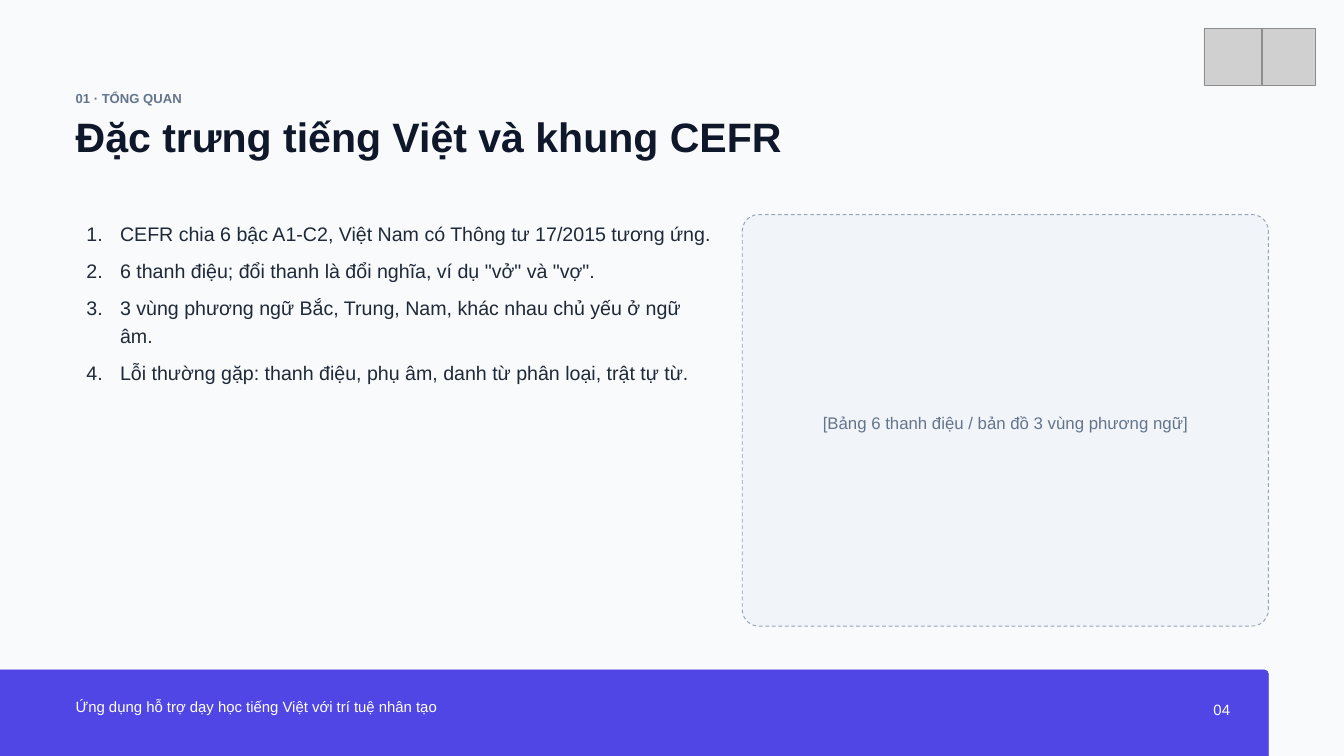
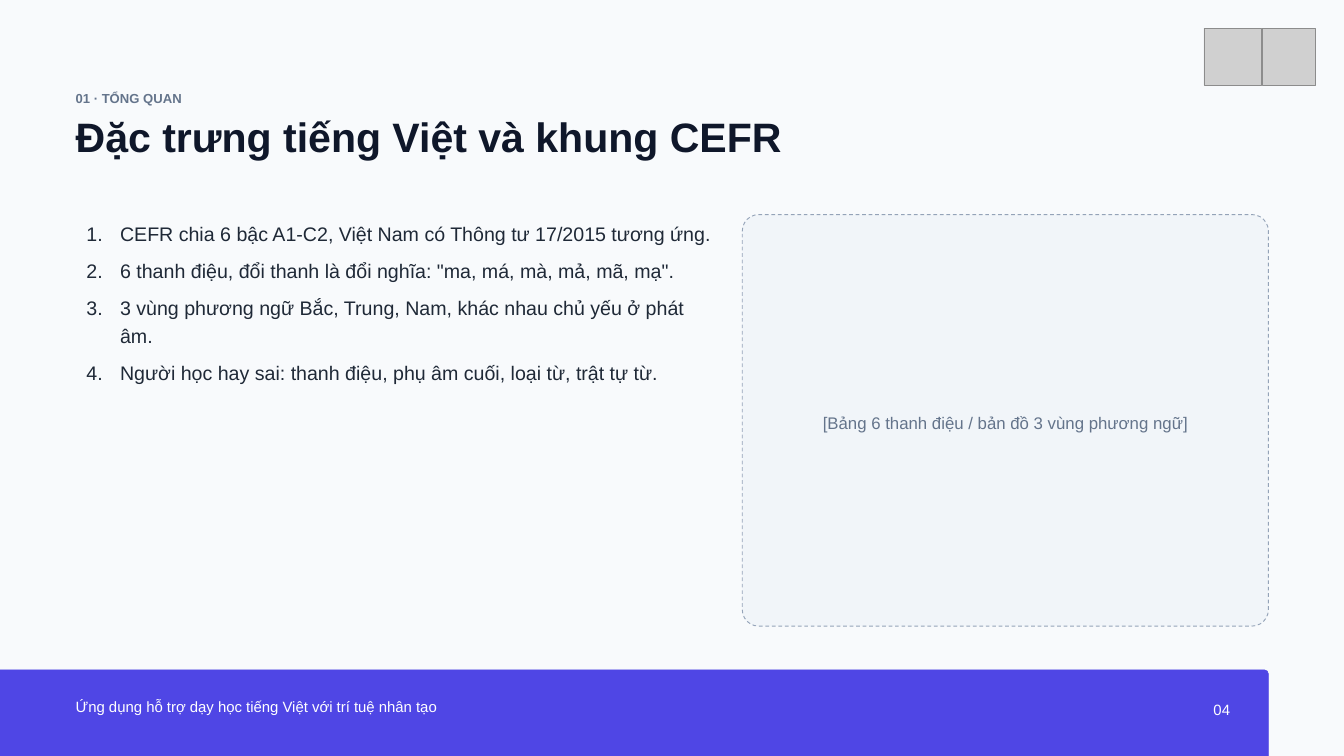
Before and after one commit to PhuVinhAI/LinVNix, a slide deck: slide 4 of BaoCao/kl-da22ttc-nguyenhuynhphuvinh-110122203-linvnix.pptx. Drawn at 1344x756 pixels with LibreOffice and Linux fonts; fonts in the diff are those of the drawing; grey boxes stand for pictures. Boxes give left, top, right and bottom in pixels: in the first picture for what was removed or moved away, otherwise in the second. Text is boxed around its words. In the diff, an @@ line names an element or a change of style, - is before the commit and + after.

```diff
--- a/BaoCao/kl-da22ttc-nguyenhuynhphuvinh-110122203-linvnix.pptx
+++ b/BaoCao/kl-da22ttc-nguyenhuynhphuvinh-110122203-linvnix.pptx
@@ text at <box>86,263,684,384</box>: text changed @@
-2. 6 thanh điệu; đổi thanh là đổi nghĩa, ví dụ "vở" và "vợ".
-3. 3 vùng phương ngữ Bắc, Trung, Nam, khác nhau chủ yếu ở ngữ âm.
-4. Lỗi thường gặp: thanh điệu, phụ âm, danh từ phân loại, trật tự từ.
+2. 6 thanh điệu, đổi thanh là đổi nghĩa: "ma, má, mà, mả, mã, mạ".
+3. 3 vùng phương ngữ Bắc, Trung, Nam, khác nhau chủ yếu ở phát âm.
+4. Người học hay sai: thanh điệu, phụ âm cuối, loại từ, trật tự từ.
```
Also in this commit, not shown: 9 other slides changed.
